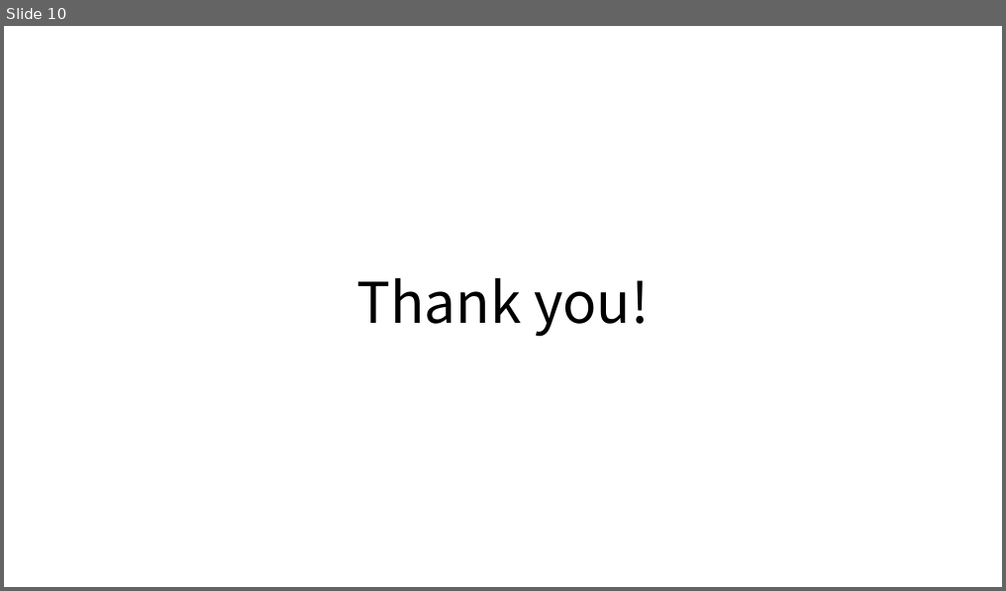
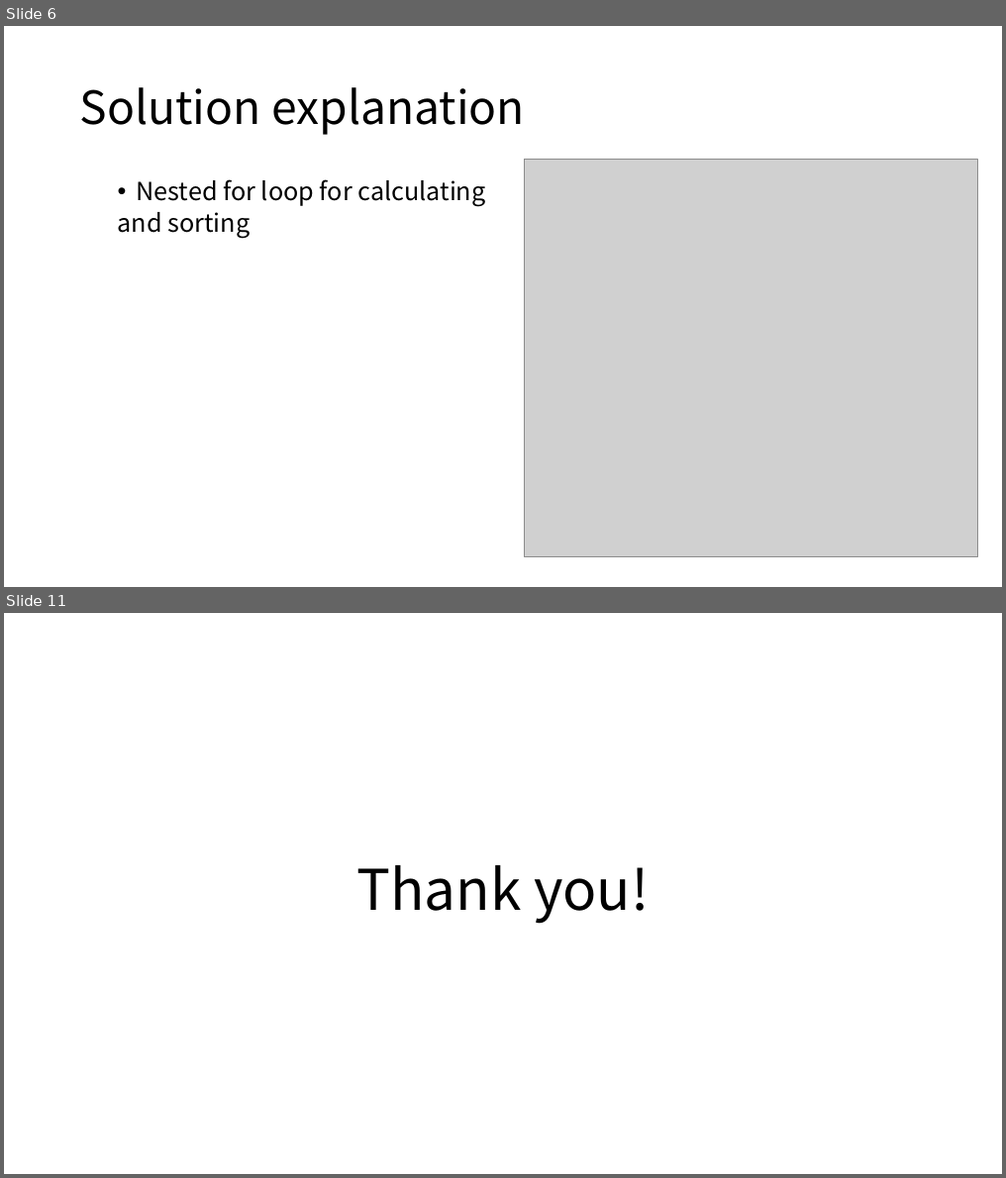
Before and after one commit to gdlee412/Problem-Solving-Techniques, a slide deck: 자료/Report template/Report for exercise or homework.pptx. Shown one above the other, each under a label of ours: slide 10 before the commit, slides 6 and 11 after it; the slides between them are not shown. The pictures are 1006x591 and 1006x1178 pixels, drawn with LibreOffice and Linux fonts; fonts in the diff are those of the drawing; grey boxes stand for pictures. Boxes give left, top, right and bottom in pixels: in the first picture for what was removed or moved away, otherwise in the second. Text is boxed around its words. In the diff, an @@ line names an element or a change of style, - is before the commit and + after.

```diff
--- a/자료/Report template/Report for exercise or homework.pptx
+++ b/자료/Report template/Report for exercise or homework.pptx
@@ slide 6 added at [4,26,1002,587], background #FFFFFF @@
@@ title added at [80,87,525,135], 44 pt, text #000000 @@
+Solution explanation
@@ picture added at [525,160,977,558] @@
@@ text added at [118,179,486,239], 24 pt, text #000000 @@
+  • Nested for loop for calculating
+  and sorting
@@ what was slide 10 is now slide 11 @@
```
Also in this commit, not shown: 4 slides changed, 5 other slides added, 5 slides removed, 1 other file.
